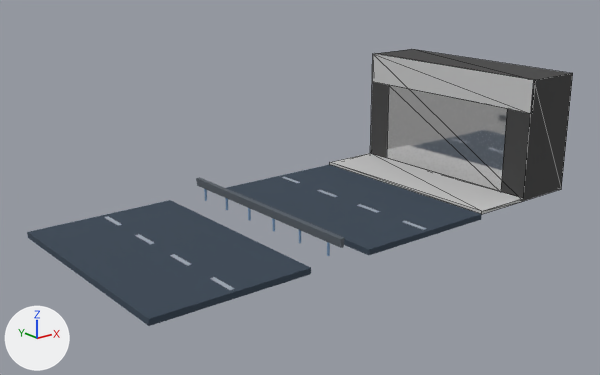
One commit to the glTF model public/models/rooms/Road3.glb: the scene before it, then after it.
One viewpoint serves both versions: a camera (50 mm lens) standing at (-27.9, -26.5, 11.6) and looking at (-6.7, 0.0, 1.0). Every picture has the same lights, and +X, +Y and +Z are marked at lower left. The older version comes first. Mesh edges are drawn as thin lines on the coarser meshes. Where no turn or scale is listed for an object, it has been applied to the vertices.
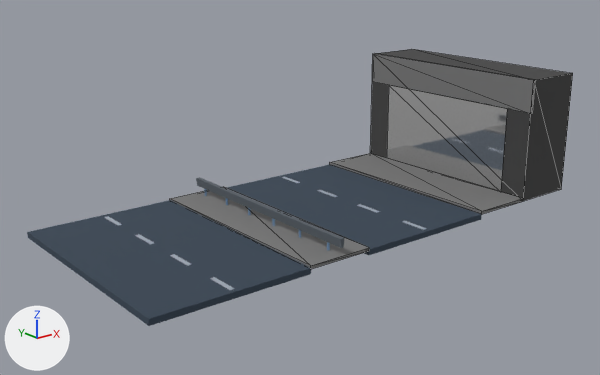
The change in detail:
Material 'ground' (mat_ground) changes colour from light grey #c7c7c7 to grey #787878; in linear values from (0.568, 0.568, 0.568) to (0.189, 0.189, 0.189).
Object 'Cube.004' (ob_cube_004) is new; it shows a copy of the mesh of ob_cube.
Its location is (-8.81, 0.0, -0.11).

Location of each change, (x1, y1, x2, y2) in pixels of the pictures (600 x 375 px):
'Cube.002', recoloured (light grey to grey)
    both: (372, 53, 535, 113)
'Cube.004', added
    after: (170, 187, 369, 269)
'Cube', recoloured (light grey to grey)
    both: (330, 153, 524, 214)
